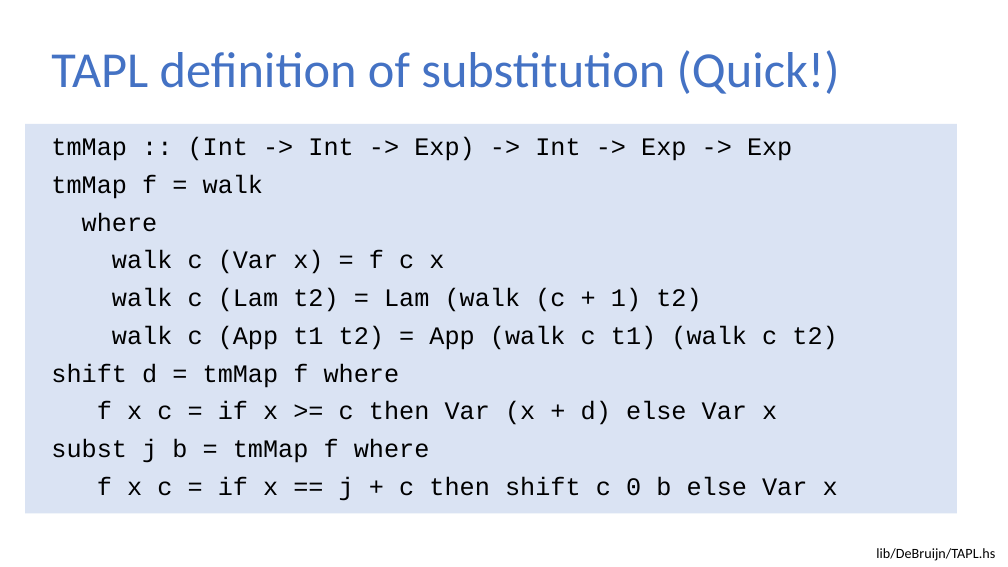
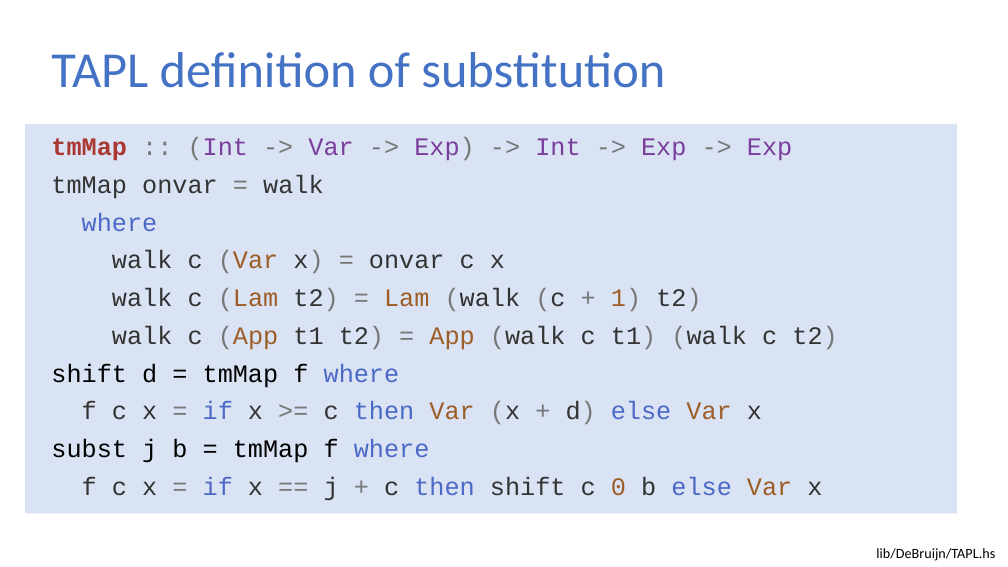
Before and after one commit to sweirich/lambda-n-ways, a slide deck: slide 13 of plclub-2021.pptx. Drawn at 1008x567 pixels with LibreOffice and Linux fonts; fonts in the diff are those of the drawing. Boxes give left, top, right and bottom in pixels: in the first picture for what was removed or moved away, otherwise in the second. Text is boxed around its words. In the diff, an @@ line names an element or a change of style, - is before the commit and + after.

```diff
--- a/plclub-2021.pptx
+++ b/plclub-2021.pptx
@@ title at (51,52,665,88): text changed @@
-TAPL definition of substitution (Quick!)
+TAPL definition of substitution
@@ text at (51,137,792,199): text changed; text colour #000000 to #7A3E9D @@
-tmMap :: (Int -> Int -> Exp) -> Int -> Exp -> Exp
-tmMap f = walk
+tmMap :: (Int -> Var -> Exp) -> Int -> Exp -> Exp
+tmMap onvar = walk
@@ text at (51,213,837,463): text colour #000000 to #4B69C6 in "where", "where", "where"; text colour #000000 to #333333 in "walk c t2) (walk (c t2)", "walk c t1 t2) (walk c t1) ..."; text colour #000000 to #777777 in "(Lam t2) = (walk (c + 1) ...", "(App t2) = (walk t1) (walk t2)"; text colour #000000 to #9C5D27 in "(Lam Lam 1)", "(App App" @@
@@ text at (112,250,505,273): text changed; text colour #000000 to #333333 @@
-walk c (Var x) = f c x
+walk c (Var x) = onvar c x
@@ text at (82,401,762,424): text changed; text colour #000000 to #4B69C6 @@
-f x c = if x >= c then Var (x + d) else Var x
+f c x = if x >= c then Var (x + d) else Var x
@@ text at (82,476,822,501): text changed; text colour #000000 to #333333 @@
-f x c = if x == j + c then shift c 0 b else Var x
+f c x = if x == j + c then shift c 0 b else Var x
```
Also in this commit, not shown: 10 other slides changed, 7 other files.
